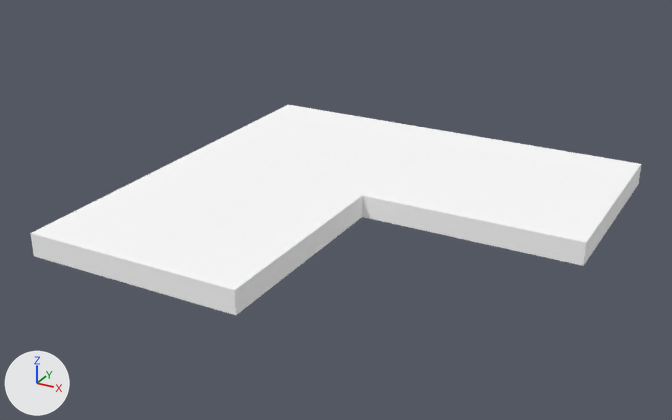
The glTF model assets/tiles/cornerTileRight.gltf, before and after one commit.
The view is the same before and after, from a 50 mm lens placed at (6.72, -10.23, 4.98), pointed at (1.2, -0.19, -0.04). Arrows for +X, +Y and +Z are at lower left; the lights stay in place. The picture after the commit comes second. Vertices at exactly the same position are counted once.
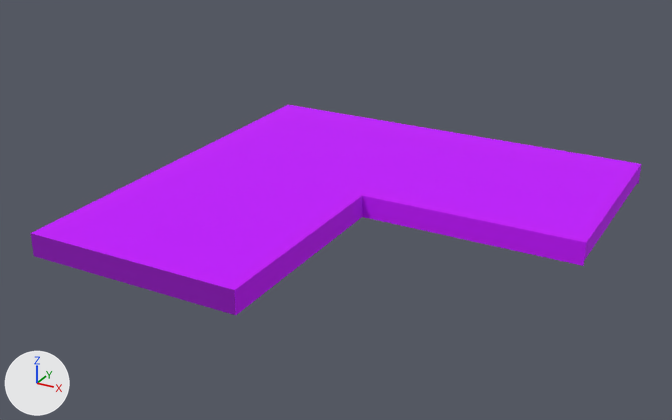
What differs and where, as boxes (x1, y1, x2, y2) in the pictures (672 x 420 px):
'mesh', surface changed, recoloured (white to purple): (30, 105, 641, 315) in both
part 1 of me_mesh_0, recoloured (white to purple): (30, 233, 236, 315) in both
part 2 of me_mesh_0, surface changed (white to purple): (30, 105, 641, 315) in both

What changed in the scene script:
```text
Add img_image_1:
    img_image_1 = load_image('Image_1', '_unpacked/Image_1', 256, 256, 'sRGB')
Add img_image_0:
    img_image_0 = load_image('Image_0', '_unpacked/Image_0', 256, 256, 'sRGB')
Change mat_material_0:
    remove # nodes: BsdfPrincipled, OutputMaterial
    remove # colours: white #ffffff
    nodes: BsdfPrincipled, Math x2, OutputMaterial, TexImage
    uses the picture img_image_0
Add mat_material_1:
    mat_material_1 = bpy.data.materials.new('Material_1')
    # uses the picture img_image_1
Change me_mesh_0:
    where me_mesh_0.from_pydata(...)  # 16 vertices, 28 faces; spans x -1.5..4.5, y -3.0..3.0, z -0.16..0.16
    used by ob_mesh; location = (0.0, 0.0, 0.0)
    me_mesh_0 part 1: all 2 faces centred in x -0.5..0.5, y -3.0, z -0.05..0.05 switch from mat_material_0 (white #ffffff) to mat_material_1
    me_mesh_0 part 2: texture (UV) coordinates of 28 of 28 faces, centred in x -1.5..4.5, y -3.0..3.0, z -0.16..0.16, changed; they spanned u 0.0..1.5, v -4.3..5.8 and now span u 0.0..0.75, v 0.43..1.0
```
